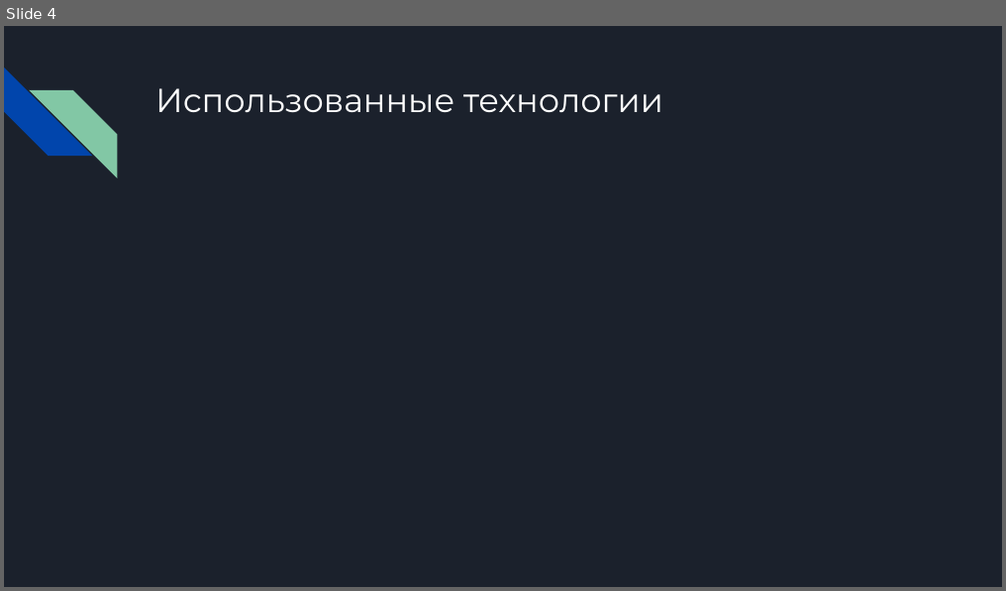
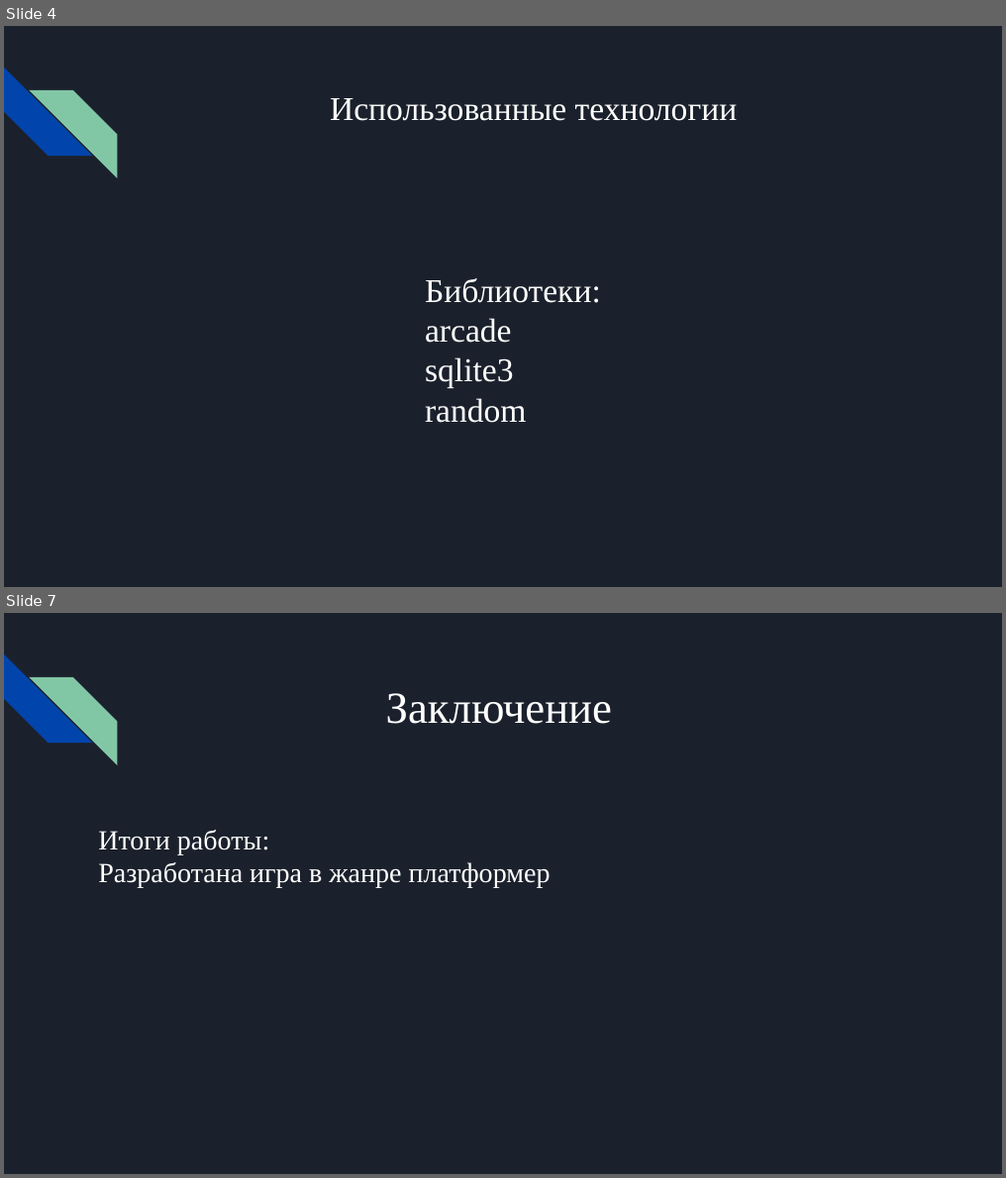
Before and after one commit to ShpakovskiVyacheslav/Arcade-project, a slide deck: documentation/Fish Hunter.pptx. Shown one above the other, each under a label of ours: slide 4 before the commit, slides 4 and 7 after it; the slides between them are not shown. The pictures are 1006x591 and 1006x1178 pixels, drawn with LibreOffice and Linux fonts; fonts in the diff are those of the drawing. Boxes give left, top, right and bottom in pixels: in the first picture for what was removed or moved away, otherwise in the second. Text is boxed around its words. In the diff, an @@ line names an element or a change of style, - is before the commit and + after.

```diff
--- a/documentation/Fish Hunter.pptx
+++ b/documentation/Fish Hunter.pptx
@@ slide 7 added at box(4, 613, 1002, 1174), background #1B212C; not listed: 2 template elements that a slide beside it also shows @@
@@ title added at box(386, 693, 612, 724), 32 pt, text #FFFFFF @@
+Заключение
@@ text added at box(98, 830, 550, 888), 20 pt, text #FFFFFF @@
+Итоги работы:
+Разработана игра в жанре платформер
@@ slide 4 changed as well @@
@@ title "Использованные технологии": place and size @@
-title "Использованные технологии" at box(155, 88, 663, 113)
+title "Использованные технологии" at box(330, 98, 738, 121)
@@ title "Использованные технологии" at box(330, 98, 738, 121): font Montserrat to Times New Roman; alignment left to centre @@
@@ text added at box(425, 278, 601, 423), 24 pt, text #FFFFFF @@
+Библиотеки:
+arcade
+sqlite3
+random
```
Also in this commit, not shown: 3 other slides changed, 4 other slides added, 3 slides removed, 1 other file.
